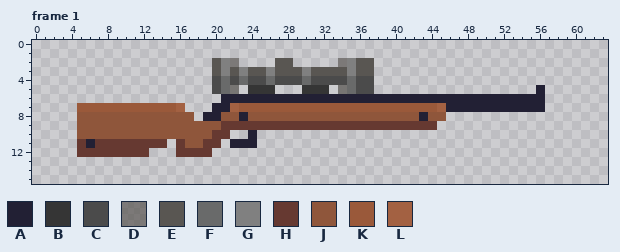
Pixel-art file: Sprites/Guns/W_03_Sniper.aseprite. The picture above was drawn from the file before the commit.
64x16 pixels, 1 frame. Shown: frame 1. The commit also changed other frames, which this record leaves out.
Palette (. is transparent): A #222034  B #353535  C #4b4b4b  D #595652b3  E #595652  F #696a6a  G #808080  H #663931  J #8f563b  K #9a593a  L #a36142
Pixels before, frame 1, first column x 5:
 2 ...............EGD....EE.....DGEE...................
 3 ...............EGEGEEGEEEGEEEEGEE...................
 4 ...............CFCFCCFCCCFCCCCFCC...................
 5 ...............CFD.BBB...BBB.DFCC..................A
 6 ................AAAAAAAAAAAAAAAAAAAAAAAAAAAAAAAAAAAA
 7 KKKKKKKKKKKL...AALKKKKKKKKKKKKKKKKKKKKKKLAAAAAAAAAAA
 8 JJJJJJJJJJJJJ.AAJJAJJJJJJJJJJJJJJJJJJJAJJ...........
 9 JJJJJJJJJJJJJJJJHHHHHHHHHHHHHHHHHHHHHHHH............
10 JJJJJJJJJJJJJJJHH..A................................
11 HAHHHHHHHH.HJJHH.AAA................................
12 HHHHHHHH...HHHH.....................................
Now the later version:
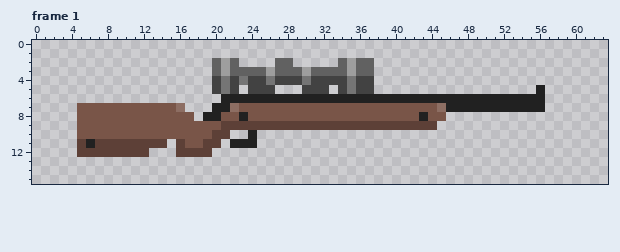
Difference:
colour A: #222034 -> #212121
colour C: #4b4b4b -> #424242
colour E: #595652 -> #616161
colour F: #696a6a -> #757575
colour G: #808080 -> #9e9e9e
colour H: #663931 -> #5d4037
colour J: #8f563b -> #795548
colour L: #a36142 -> #8d6e63
Changed rows in their new state; - is a pixel that keeps its letter.
Frame 1, layer "Layer 2":
first column x 5:
 2 -----------------E-----------E----------
 3 ------------------E---------------------
 5 -----------------C-CCC---CCC-C----------
 7 JJJJJJJJJJJ-------JJJJJJJJJJJJJJJJJJJJJJ
Changed places in both pictures, as pixel boxes (x1, y1, x2, y2):
changed: (77, 58, 545, 157)
